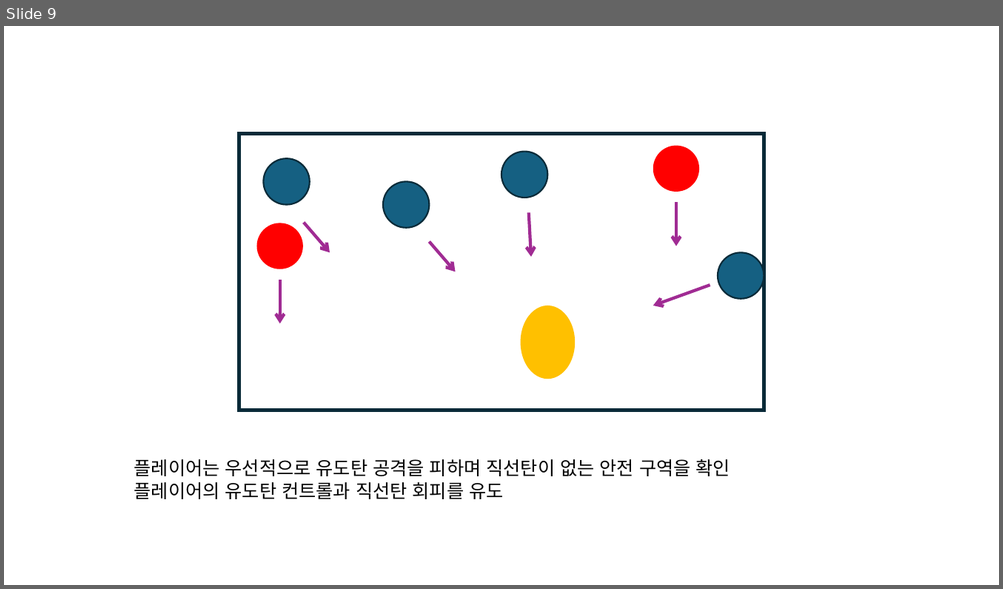
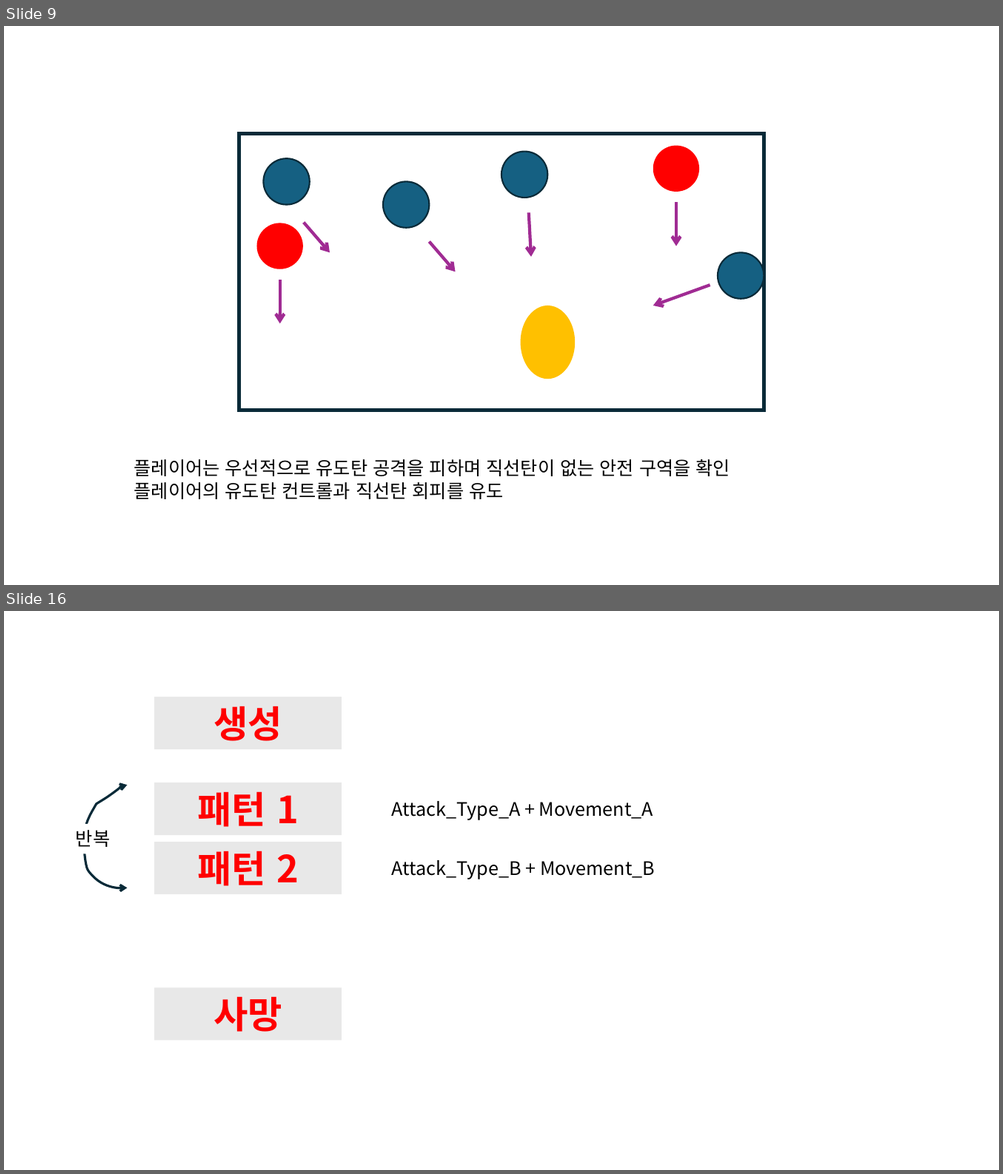
Before and after one commit to ikarijaeyoung/Project_SkyPower, a slide deck: Project_Design/백승헌/몬스터.pptx. Shown one above the other, each under a label of ours: slide 9 before the commit, slides 9 and 16 after it; the slides between them are not shown. The pictures are 1003x589 and 1003x1174 pixels, drawn with LibreOffice and Linux fonts; fonts in the diff are those of the drawing. Boxes give left, top, right and bottom in pixels: in the first picture for what was removed or moved away, otherwise in the second. Text is boxed around its words. In the diff, an @@ line names an element or a change of style, - is before the commit and + after.

```diff
--- a/Project_Design/백승헌/몬스터.pptx
+++ b/Project_Design/백승헌/몬스터.pptx
@@ slide 16 added at (4,611,999,1170), background #FFFFFF @@
@@ rectangle added at (155,697,342,750), fill #E8E8E8, 36 pt, text #FF0000, bold @@
+생성
@@ freeform shape added at (83,785,127,888), outline #092A39 2.25 pt @@
@@ rectangle added at (155,783,342,835), fill #E8E8E8, 36 pt, text #FF0000, bold @@
+패턴 1
@@ text added at (392,801,653,820), 18 pt, text #000000 @@
+Attack_Type_A + Movement_A
@@ text added at (76,830,110,847), 18 pt, text #000000 @@
+반복
@@ rectangle added at (155,843,342,895), fill #E8E8E8, 36 pt, text #FF0000, bold @@
+패턴 2
@@ text added at (392,860,654,880), 18 pt, text #000000 @@
+Attack_Type_B + Movement_B
@@ rectangle added at (155,988,342,1041), fill #E8E8E8, 36 pt, text #FF0000, bold @@
+사망
```
Also in this commit, not shown: 13 other slides added.
